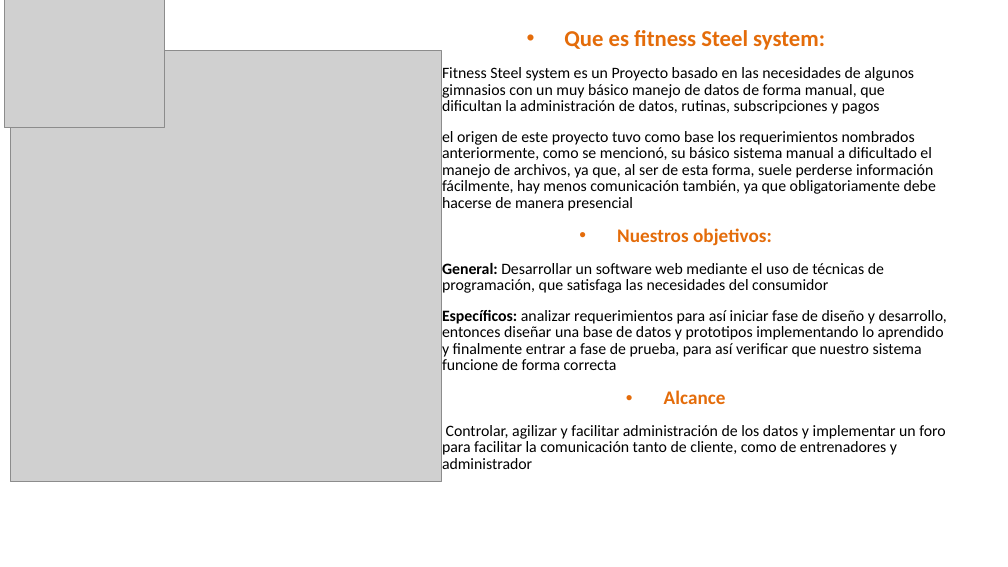
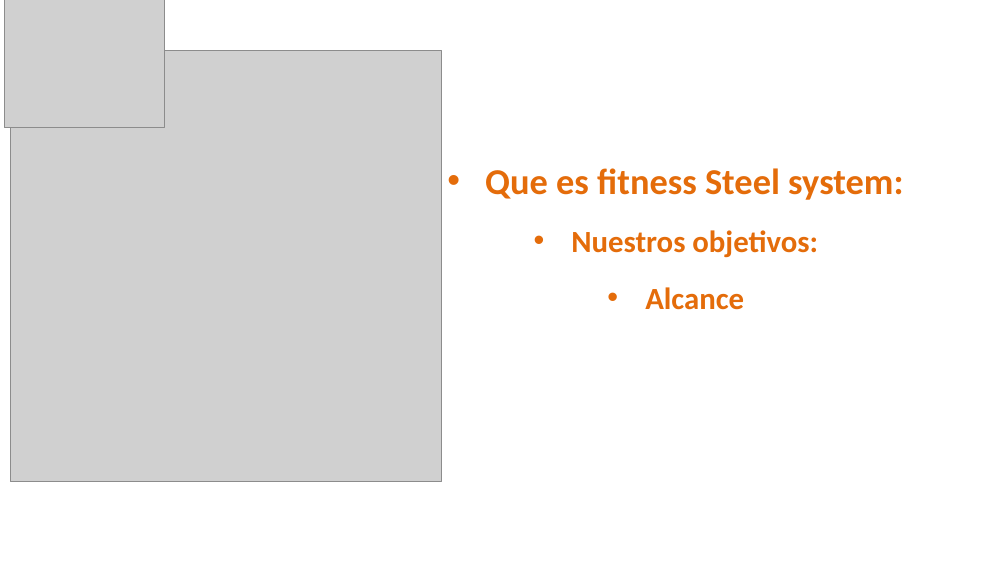
Before and after one commit to teamfsteelsystem/ProyectoFSS, a slide deck: slide 4 of Descripcion FSS/presentacion 3er trimestre FSS.pptx. Drawn at 1008x567 pixels with LibreOffice and Linux fonts; fonts in the diff are those of the drawing; grey boxes stand for pictures. Boxes give left, top, right and bottom in pixels: in the first picture for what was removed or moved away, otherwise in the second. Text is boxed around its words. In the diff, an @@ line names an element or a change of style, - is before the commit and + after.

Commit message:
Update 7.9.2
Actualizacion Diapositiva

```diff
--- a/Descripcion FSS/presentacion 3er trimestre FSS.pptx
+++ b/Descripcion FSS/presentacion 3er trimestre FSS.pptx
@@ text "Que es fitness Steel system:" at (485, 168, 903, 310): size 16.2 to 26 pt in "Que es fitness Steel system:"; size 13.8 to 22 pt in "Nuestros objetivos:", "Alcance"; line spacing 0.87 to 1.07; more space between paragraphs @@
@@ text at (442, 67, 936, 211): paragraphs removed @@
-• Fitness Steel system es un Proyecto basado en las necesidades de algunos gimnasios con un muy básico manejo de datos de forma manual, que dificultan la administración de datos, rutinas, subscripciones y pagos
-• el origen de este proyecto tuvo como base los requerimientos nombrados anteriormente, como se mencionó, su básico sistema manual a dificultado el manejo de archivos, ya que, al ser de esta forma, suele perderse información fácilmente, hay menos comunicación también, ya que obligatoriamente debe hacerse de manera presencial
@@ text at (442, 263, 947, 370): paragraphs removed @@
-✔ General: Desarrollar un software web mediante el uso de técnicas de programación, que satisfaga las necesidades del consumidor
-✔ Específicos: analizar requerimientos para así iniciar fase de diseño y desarrollo, entonces diseñar una base de datos y prototipos implementando lo aprendido y finalmente entrar a fase de prueba, para así verificar que nuestro sistema funcione de forma correcta
@@ text at (442, 425, 945, 469): paragraph removed @@
-• Controlar, agilizar y facilitar administración de los datos y implementar un foro para facilitar la comunicación tanto de cliente, como de entrenadores y administrador
```
